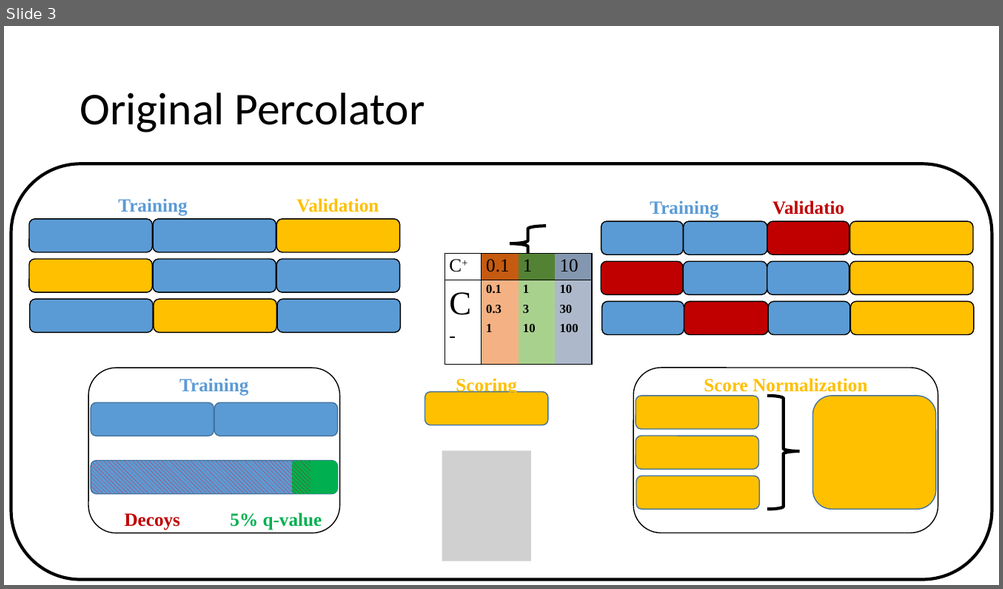
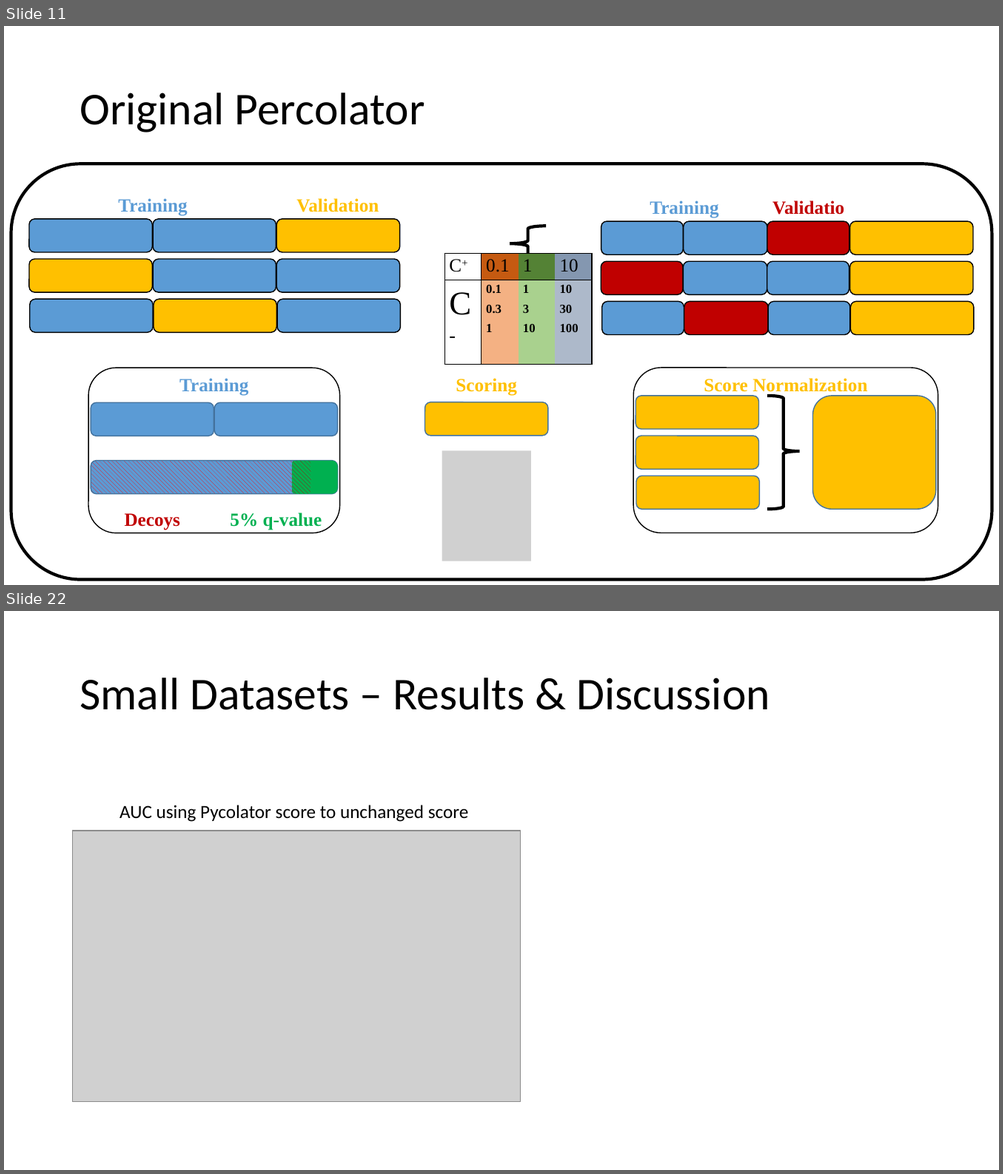
Before and after one commit to emilpaulitz/Bachelor-Thesis, a slide deck: doc/presentation.pptx. Shown one above the other, each under a label of ours: slide 3 before the commit, slides 11 and 22 after it; the slides between them are not shown. The pictures are 1003x589 and 1003x1174 pixels, drawn with LibreOffice and Linux fonts; fonts in the diff are those of the drawing; grey boxes stand for pictures. Boxes give left, top, right and bottom in pixels: in the first picture for what was removed or moved away, otherwise in the second. Text is boxed around its words. In the diff, an @@ line names an element or a change of style, - is before the commit and + after.

```diff
--- a/doc/presentation.pptx
+++ b/doc/presentation.pptx
@@ slide 22 added at [4,611,999,1170], background #FFFFFF @@
@@ title added at [79,678,769,710], 44 pt, text #000000 @@
+Small Datasets – Results & Discussion
@@ text added at [119,805,469,822], 18 pt, text #000000 @@
+AUC using Pycolator score to unchanged score
@@ picture added at [73,831,521,1102] @@
@@ what was slide 3 is now slide 11 @@
@@ slide 11 changed as well @@
@@ rounded rectangle: place and size @@
-rounded rectangle at [425,392,548,426]
+rounded rectangle at [425,403,548,437]
```
Also in this commit, not shown: 1 other slide changed, 29 other slides added, 7 other files.
